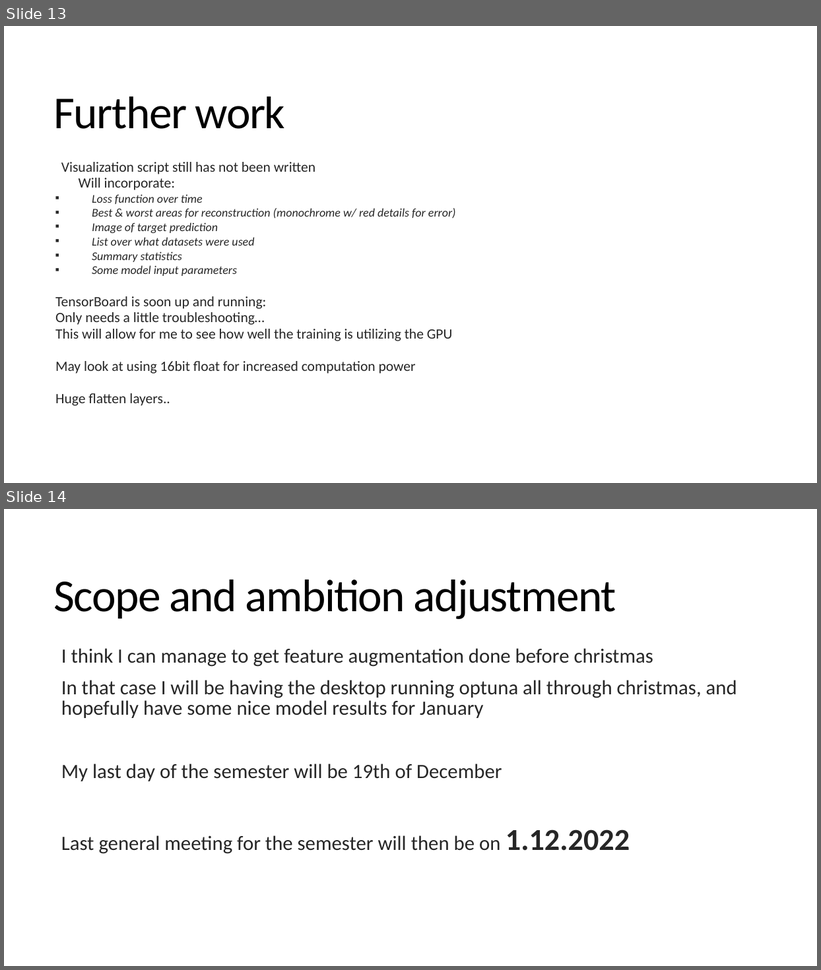
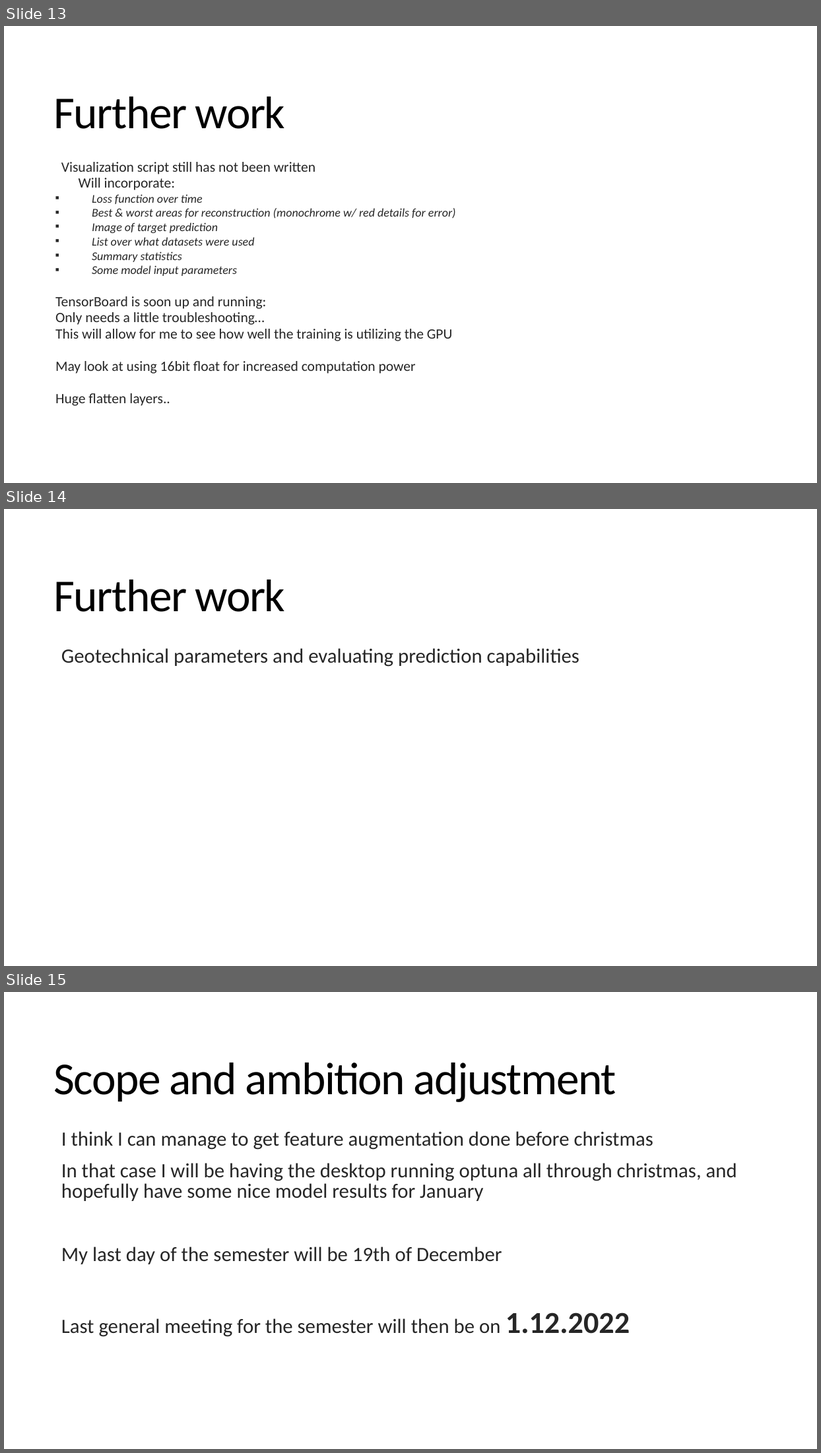
Before and after one commit to sjurmsc/MSC2023, a slide deck: Meeting Presentations/03.11.2022_General_meeting.pptx. Shown one above the other, each under a label of ours: slides 13 and 14 before the commit, slides 13, 14 and 15 after it. The pictures are 821x970 and 821x1453 pixels, drawn with LibreOffice and Linux fonts; fonts in the diff are those of the drawing. Boxes give left, top, right and bottom in pixels: in the first picture for what was removed or moved away, otherwise in the second. Text is boxed around its words. In the diff, an @@ line names an element or a change of style, - is before the commit and + after.

```diff
--- a/Meeting Presentations/03.11.2022_General_meeting.pptx
+++ b/Meeting Presentations/03.11.2022_General_meeting.pptx
@@ slide 14 added at box(4, 509, 817, 966), background #FFFFFF @@
@@ title added at box(54, 580, 286, 612), 54 pt, text #000000 @@
+Further work
@@ text added at box(61, 648, 580, 667), 24 pt, text #262626 @@
+  Geotechnical parameters and evaluating prediction capabilities
@@ what was slide 14 is now slide 15 @@
```
Also in this commit, not shown: 1 slide changed, 2 other files.
